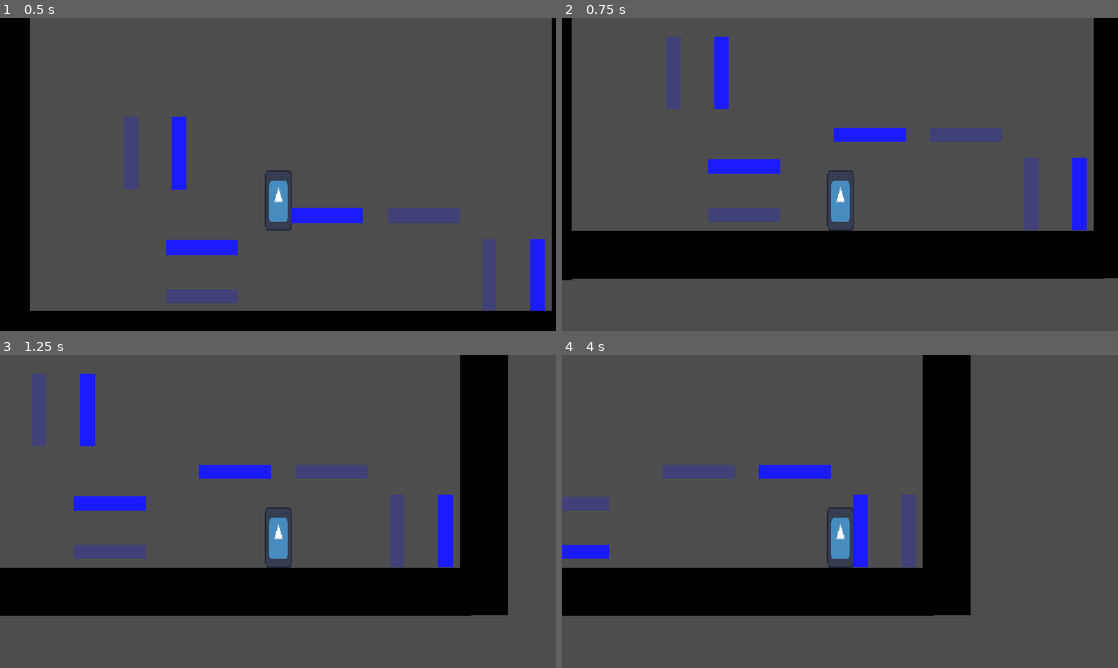
Above: before the commit, frames 1-4 (two rows, left to right).
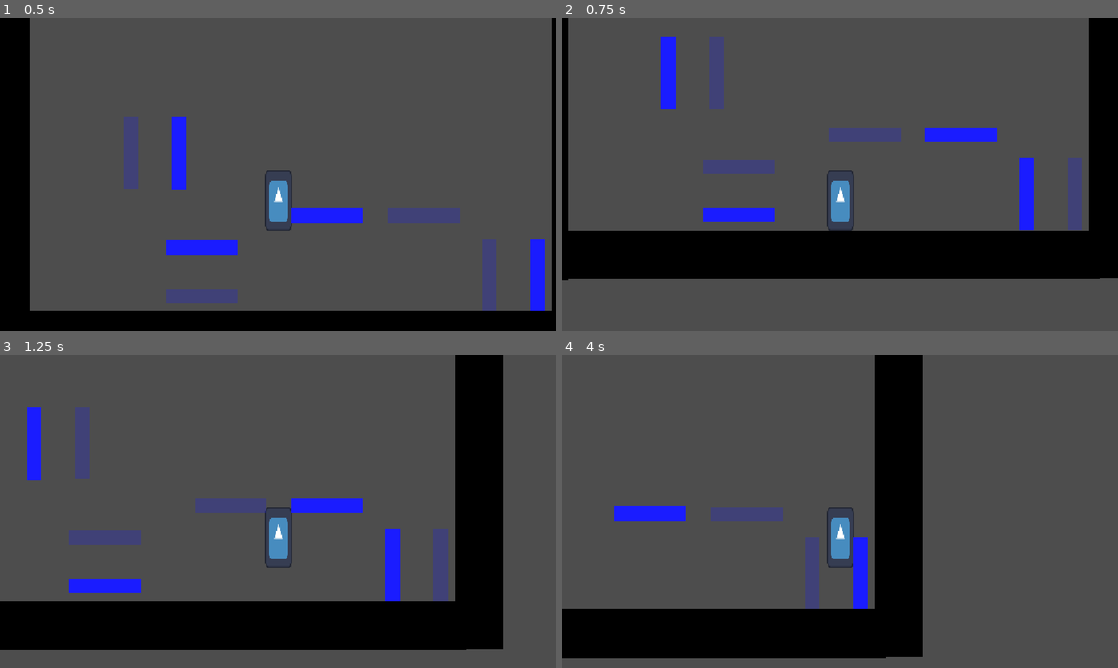
Above: after the commit, the same moments.

Repository: JoeLosOkay/TOM---Gameoff-2026
Game: Godot game, scene res://world.tscn
The game is run twice, just before and just after one commit, with the same random seed, the same clock (stepped at 60 frames per second) and the same inputs. The engine's default icon, where the game draws it, is replaced by a stand-in: a white triangle on a blue panel in a dark square.
Inputs:
- Up to frame 1 (0.5 s): no input
- Up to frame 2 (0.75 s): tap Enter (ui_accept) at 0.5 s; hold Right (ui_right) from 0.53 s (still down); hold Shift (Move Platforms) from 0.53 s (still down)
- Up to frame 3 (1.25 s): keep holding Right (ui_right); keep holding Shift (Move Platforms); tap Enter (ui_accept) at 0.77, 0.8, 1.07 s
- Up to frame 4 (4 s): release Shift (Move Platforms) at 1.28 s; tap Enter (ui_accept) at 1.35, 1.52, 1.82, 2.3, 3.02, 3.32, 3.6, 3.77 s; tap Shift (Move Platforms) at 1.55, 2.85 s; release Right (ui_right) at 2.03 s; hold Left (ui_left) 2.03-2.78 s; hold Shift (Move Platforms) 2.03-2.78 s; hold Right (ui_right) from 2.78 s (still down)

Frame 1 is identical in both runs. In frame 2, 6.8% of the frame differs, in the area x 1-98%, y 0-84%; in frame 3, 27%; in frame 4, 33%, in the area x 0-74%, y 0-97%.

Commit message:
Move movement check to appropriate location

Diff:
--- /dev/null
+++ b/character_body_2d_player.gd
@@ -0,0 +1,90 @@
+#extends CharacterBody2D
+#
+#const SPEED = 300.0
+#const JUMP_VELOCITY = -400.0
+#var GRAVITY = ProjectSettings.get_setting("physics/2d/default_gravity")
+#
+#@export var character_weight: float = 100.0 # Force applied downward
+#
+#func _physics_process(delta: float) -> void:
+	## Add the gravity.
+	#if not is_on_floor():
+		#velocity += get_gravity() * delta
+#
+	## Handle jump.
+	#if Input.is_action_just_pressed("ui_accept") and is_on_floor():
+		#velocity.y = JUMP_VELOCITY
+		#
+	## Check everything the character is currently colliding with
+	#for i in get_slide_collision_count():
+		#var collision = get_slide_collision(i)
+		#var collider = collision.get_collider()
+		#
+		## If we are standing on a RigidBody2D, push it down
+		#if collider is RigidBody2D:
+			## Apply a downward force proportional to where we are standing
+			#collider.apply_force(Vector2.DOWN * character_weight, collision.get_position() - collider.global_position)
+#
+	## Handle left/right movement
+	## TODO replace UI actions with custom gameplay actions.
+	#var direction := Input.get_axis("ui_left", "ui_right")
+	#if direction:
+		#velocity.x = direction * SPEED
+	#else:
+		#velocity.x = move_toward(velocity.x, 0, SPEED)
+#
+	#move_and_slide()
+
+extends CharacterBody2D
+
+const SPEED = 300.0
+const JUMP_VELOCITY = -400.0
+var GRAVITY = ProjectSettings.get_setting("physics/2d/default_gravity")
+
+@export var character_weight: float = 200.0 # Force applied downward
+@export var slide_friction: float = 0.3      # Lower = slicker slope, Higher = more grip
+
+func _physics_process(delta: float) -> void:
+	# 1. Add the gravity.
+	if not is_on_floor():
+		velocity += get_gravity() * delta
+
+	# 2. Handle jump.
+	if Input.is_action_just_pressed("ui_accept") and is_on_floor():
+		velocity.y = JUMP_VELOCITY
+
+	# 3. Handle left/right movement AND natural slope sliding
+	var direction := Input.get_axis("ui_left", "ui_right")
+	if direction:
+		velocity.x = direction * SPEED
+	else:
+		if is_on_floor():
+			var floor_normal = get_floor_normal()
+
+			# SL_THRESHOLD: The character won't slide unless the angle is steeper than this.
+			# 0.1 means roughly a 5-6 degree tilt. Increase this if you want them more stable!
+			var slope_threshold : float = 0.15
+
+			if abs(floor_normal.x) > slope_threshold:
+				# Calculate slide force, subtracting friction so it's not a sudden drop
+				var slide_force = floor_normal.x * GRAVITY * (1.0 - slide_friction)
+
+				# Accelerate down the hill smoothly
+				velocity.x = move_toward(velocity.x, slide_force, SPEED * delta)
+			else:
+				# If the tilt is flat or very mild, bring the player to an absolute stop!
+				velocity.x = move_toward(velocity.x, 0, SPEED * 2.0 * delta)
+		else:
+			# Decelerate normally if we are in the air
+			velocity.x = move_toward(velocity.x, 0, SPEED)
+
+	# 4. Move the character (This must happen AFTER setting velocity.x)
+	move_and_slide()
+
+	# 5. Push the rigid body beam down (This runs safely AFTER move_and_slide collects collisions)
+	for i in get_slide_collision_count():
+		var collision = get_slide_collision(i)
+		var collider = collision.get_collider()
+
+		if collider is RigidBody2D:
+			collider.apply_force(Vector2.DOWN * character_weight, collision.get_position() - collider.global_position)
--- a/moving_platform.gd
+++ b/moving_platform.gd
@@ -12,26 +12,29 @@
 	pass
 
 # Calls for the function to move platforms
-func _unhandled_input(event: InputEvent) -> void:
-	if event.is_action_pressed("Move Platforms"):
-		move_position()
+func _unhandled_key_input(event: InputEvent) -> void:
+	#if event.is_action_pressed("Move Platforms"):
+		#move_position()
+	if event is InputEventKey:
+		if event.pressed and event.keycode == KEY_SHIFT:
+			move_position()
 
 
 func move_position():
+	print("In move_position")
 	# Changes platforms move target and prevents movement
 	if is_moving == false:
 		is_moving = true
-		is_at_point_b = !is_at_point_b
 
 		var target = MovePointB if not is_at_point_b else MovePointA
 
-
 		# Tween to move the platform and allows movement again when finished
 		active_tween = create_tween()
-		active_tween.set_trans(Tween.TRANS_SINE)
-		active_tween.set_ease(Tween.EASE_IN_OUT)
+		#active_tween.set_trans(Tween.TRANS_SINE)
+		#active_tween.set_ease(Tween.EASE_IN_OUT)
 		active_tween.tween_property(self, "position", target, MoveTime)
 		await active_tween.finished
+		is_at_point_b = !is_at_point_b
 		is_moving = false
 
 	# Called every frame. 'delta' is the elapsed time since the previous frame.
--- a/root_scene.tscn
+++ b/root_scene.tscn
@@ -1,10 +1,47 @@
 [gd_scene format=3 uid="uid://bud70d6konnsy"]
+
+[ext_resource type="Script" uid="uid://bvk2ef1jieybs" path="res://character_body_2d_player.gd" id="1_itajj"]
+
+[sub_resource type="RectangleShape2D" id="RectangleShape2D_cnr64"]
+size = Vector2(930, 48)
+
+[sub_resource type="RectangleShape2D" id="RectangleShape2D_4165f"]
+size = Vector2(404.5, 12)
+
+[sub_resource type="RectangleShape2D" id="RectangleShape2D_q8mgn"]
+size = Vector2(38, 69)
 
 [node name="Node2D" type="Node2D" unique_id=122946734]
 
-[node name="Label" type="Label" parent="." unique_id=330497445]
-offset_left = 489.0
-offset_top = 207.0
-offset_right = 529.0
-offset_bottom = 230.0
-text = "Hello World"
+[node name="StaticBody2D - Floor" type="StaticBody2D" parent="." unique_id=2143744647]
+
+[node name="CollisionShape2D" type="CollisionShape2D" parent="StaticBody2D - Floor" unique_id=1977537826]
+position = Vector2(579, 623)
+shape = SubResource("RectangleShape2D_cnr64")
+debug_color = Color(0.87204677, 0.10263043, 0.806086, 0.41960785)
+
+[node name="StaticBody2D - Fulcrum" type="StaticBody2D" parent="." unique_id=610335573]
+position = Vector2(483, 426)
+
+[node name="CollisionPolygon2D" type="CollisionPolygon2D" parent="StaticBody2D - Fulcrum" unique_id=1796603407]
+position = Vector2(62, 173)
+polygon = PackedVector2Array(0, 0, 30, -60, 60, 0)
+
+[node name="RigidBody2D - Beam" type="RigidBody2D" parent="." unique_id=1974992164]
+
+[node name="CollisionShape2D" type="CollisionShape2D" parent="RigidBody2D - Beam" unique_id=878062023]
+position = Vector2(571, 532)
+shape = SubResource("RectangleShape2D_4165f")
+
+[node name="PinJoint2D - Pivot" type="PinJoint2D" parent="." unique_id=304602026]
+position = Vector2(575, 536)
+node_a = NodePath("../RigidBody2D - Beam")
+node_b = NodePath("../StaticBody2D - Fulcrum")
+
+[node name="CharacterBody2D - Player" type="CharacterBody2D" parent="." unique_id=1589831458]
+script = ExtResource("1_itajj")
+
+[node name="CollisionShape2D" type="CollisionShape2D" parent="CharacterBody2D - Player" unique_id=1538797528]
+position = Vector2(579, 314)
+shape = SubResource("RectangleShape2D_q8mgn")
+debug_color = Color(3.1284987e-06, 0.6463448, 0.24660805, 0.41960785)
Not shown, added: character_body_2d_player.gd.uid
